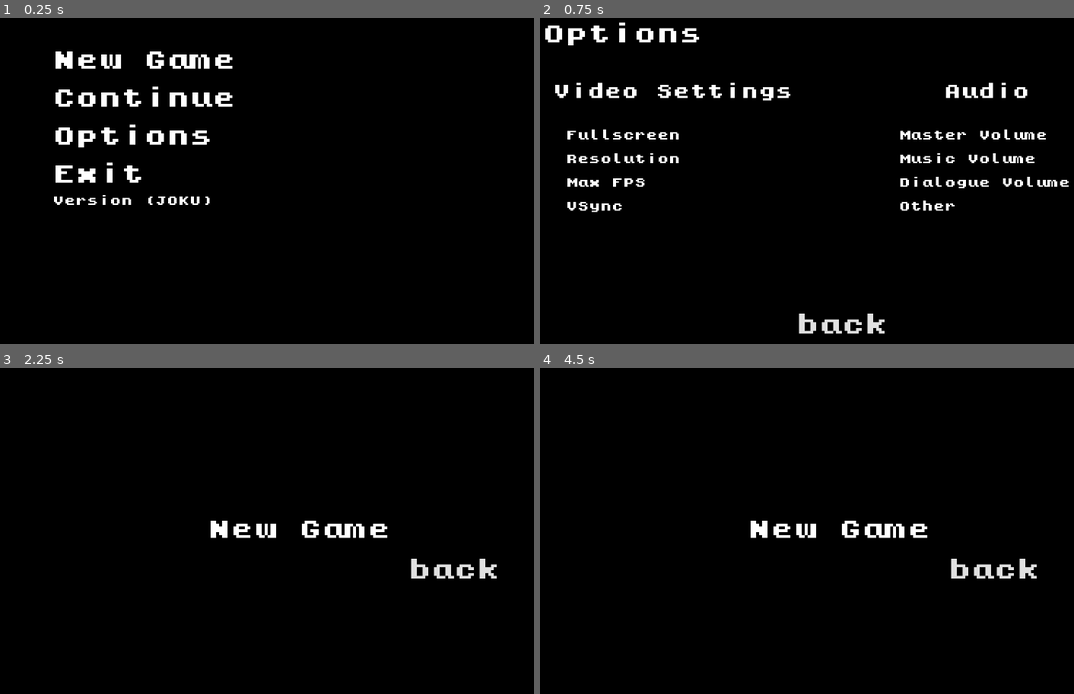
Above: before the commit, frames 1-4 (two rows, left to right).
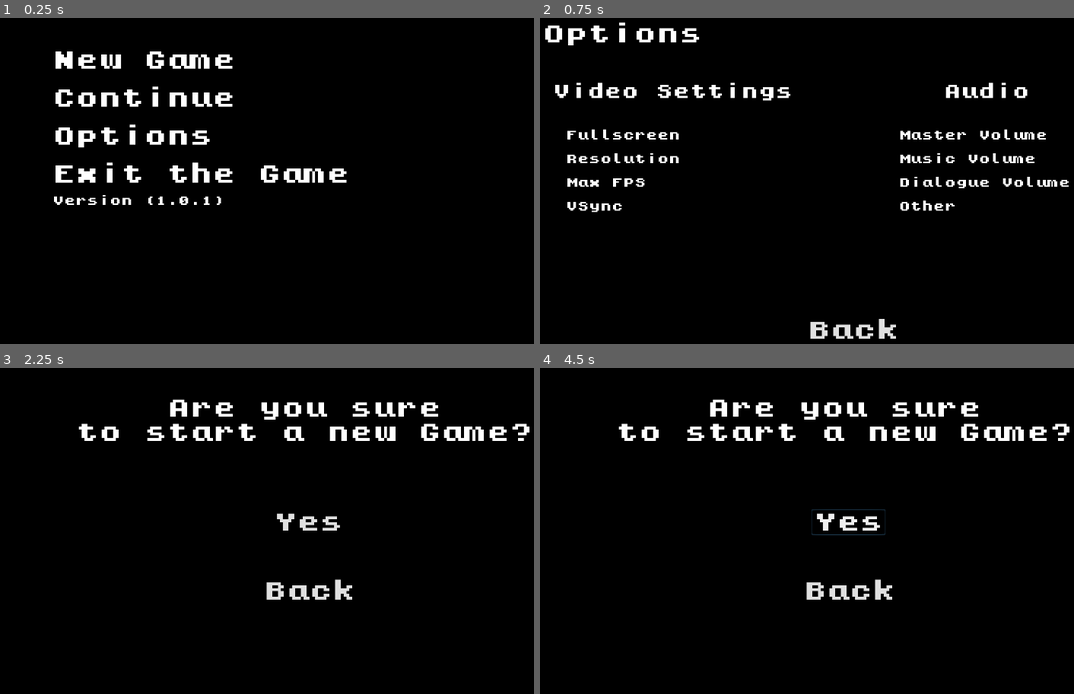
Above: after the commit, the same moments.

Repository: Vilkku11/super-journey
Game: Godot game, scene res://Control.tscn
Two runs of this game, one before a commit and one after it. Both use one fixed random seed, a clock stepped at 60 frames per second and the inputs below.
Inputs (mouse positions are in pixels of both pictures, inside the frame that each line leads up to):
- Up to frame 1 (0.25 s): no input
- Up to frame 2 (0.75 s): click "Options" at 0.5 s
- Up to frame 3 (2.25 s): click "back" (after the commit: "Back") at 1.25 s; click "New Game" at 2 s
- Up to frame 4 (4.5 s): click "back" (after the commit: "Back") at 2.75 s; click "New Game" at 3.5 s; click (849, 521) at 4.25 s, where only the run after the commit has a clickable "Yes"

The runs differ from the first frame. In frame 1, 0.9% of the frame differs, in the area x 29-65%, y 44-58%; in frame 2, 0.6%; in frame 3, 4.6%; in frame 4, 4.7%, in the area x 14-100%, y 9-72%.

Commit message:
Main menu Buttons Placements

Diff:
--- a/Control.tscn
+++ b/Control.tscn
@@ -23,16 +23,16 @@
 [node name="Menu" type="VBoxContainer" parent="."]
 margin_left = 120.0
 margin_top = 80.0
-margin_right = 1160.0
-margin_bottom = 640.0
+margin_right = 484.0
+margin_bottom = 412.0
 
 [node name="CenterRow" type="HBoxContainer" parent="Menu"]
-margin_right = 1040.0
+margin_right = 364.0
 margin_bottom = 300.0
 size_flags_vertical = 3
 
 [node name="Buttons" type="VBoxContainer" parent="Menu/CenterRow"]
-margin_right = 1036.0
+margin_right = 360.0
 margin_bottom = 300.0
 size_flags_horizontal = 3
 size_flags_vertical = 3
@@ -40,30 +40,30 @@
 alignment = 1
 
 [node name="NewGameButton" parent="Menu/CenterRow/Buttons" instance=ExtResource( 3 )]
-margin_right = 1036.0
+margin_right = 360.0
 margin_bottom = 60.0
 
 [node name="ContinueButton" parent="Menu/CenterRow/Buttons" instance=ExtResource( 2 )]
 margin_top = 80.0
-margin_right = 1036.0
+margin_right = 360.0
 margin_bottom = 140.0
 
 [node name="OptionsButton" parent="Menu/CenterRow/Buttons" instance=ExtResource( 1 )]
 margin_top = 160.0
-margin_right = 1036.0
+margin_right = 360.0
 margin_bottom = 220.0
 scene_to_load = "res://Game/Options.tscn"
 
 [node name="ExitButton" parent="Menu/CenterRow/Buttons" instance=ExtResource( 5 )]
 margin_top = 240.0
-margin_right = 1036.0
+margin_right = 360.0
 margin_bottom = 300.0
 text = ""
 scene_to_load = "res://Game/Continue.tscn"
 
 [node name="CenterContainer" type="CenterContainer" parent="Menu/CenterRow"]
-margin_left = 1040.0
-margin_right = 1040.0
+margin_left = 364.0
+margin_right = 364.0
 margin_bottom = 300.0
 size_flags_vertical = 3
 
@@ -73,16 +73,16 @@
 
 [node name="Logo" type="TextureRect" parent="Menu"]
 margin_top = 304.0
-margin_right = 1040.0
+margin_right = 364.0
 margin_bottom = 304.0
 
 [node name="VersionLabel" type="Label" parent="Menu"]
 margin_top = 308.0
-margin_right = 1040.0
-margin_bottom = 560.0
+margin_right = 364.0
+margin_bottom = 332.0
 size_flags_vertical = 3
 custom_fonts/font = SubResource( 1 )
-text = "Version (JOKU)"
+text = "Version (1.0.1)"
 
 [node name="FadeIn" type="ColorRect" parent="."]
 visible = false
--- a/Game/Continue.tscn
+++ b/Game/Continue.tscn
@@ -1,16 +1,65 @@
-[gd_scene load_steps=2 format=2]
+[gd_scene load_steps=4 format=2]
 
 [ext_resource path="res://Game/NewGame.tscn" type="PackedScene" id=1]
+[ext_resource path="res://Font/kongtext/pixel_font_48.tres" type="DynamicFontData" id=2]
+
+[sub_resource type="DynamicFont" id=1]
+size = 48
+font_data = ExtResource( 2 )
 
 [node name="Continue" instance=ExtResource( 1 )]
 
+[node name="CenterContainer" parent="." index="0"]
+anchor_left = 0.5
+anchor_right = 0.5
+margin_left = -625.0
+margin_top = 2.0
+margin_right = 287.0
+margin_bottom = 131.0
+
 [node name="VBoxContainer" parent="CenterContainer" index="0"]
-margin_left = 184.0
-margin_right = 1096.0
+margin_left = 0.0
+margin_top = 34.0
+margin_right = 1248.0
+margin_bottom = 94.0
 
 [node name="Label" parent="CenterContainer/VBoxContainer" index="0"]
-margin_right = 912.0
-text = "COntinued          "
+margin_right = 1248.0
+margin_bottom = 60.0
+text = "Pick a save to continue   "
 
-[node name="Button" parent="CenterContainer/VBoxContainer/Label" index="0"]
+[node name="BackButton" parent="CenterContainer/VBoxContainer/Label" index="0"]
+anchor_top = -0.624
+anchor_bottom = -0.624
+margin_left = 444.0
+margin_top = 641.44
+margin_right = 804.0
+margin_bottom = 701.44
+
+[node name="YesButton" parent="CenterContainer/VBoxContainer/Label" index="1"]
+anchor_left = -0.201
+anchor_top = -7.602
+anchor_right = -0.201
+anchor_bottom = -7.602
+margin_left = 1553.31
+margin_top = 508.12
+margin_right = 1709.31
+margin_bottom = 562.12
+
+[node name="AutoSavePoint" type="Button" parent="CenterContainer/VBoxContainer/Label" index="2"]
+margin_left = 160.0
+margin_top = 212.0
+margin_right = 1132.0
+margin_bottom = 266.0
+custom_fonts/font = SubResource( 1 )
+text = "Load last Autosave"
 flat = true
+
+[node name="PlayerSavePoint" type="Button" parent="CenterContainer/VBoxContainer/Label" index="3"]
+margin_left = 165.0
+margin_top = 427.0
+margin_right = 1137.0
+margin_bottom = 481.0
+custom_fonts/font = SubResource( 1 )
+text = "Load a Savepoint"
+flat = true
--- a/Game/NewGame.tscn
+++ b/Game/NewGame.tscn
@@ -1,7 +1,8 @@
-[gd_scene load_steps=5 format=2]
+[gd_scene load_steps=7 format=2]
 
 [ext_resource path="res://Font/kongtext/kongtext.ttf" type="DynamicFontData" id=1]
 [ext_resource path="res://Game/Return_to_title.gd" type="Script" id=2]
+[ext_resource path="res://Font/kongtext/pixel_font_48.tres" type="DynamicFontData" id=3]
 
 [sub_resource type="DynamicFont" id=1]
 size = 48
@@ -11,6 +12,10 @@
 size = 48
 font_data = ExtResource( 1 )
 
+[sub_resource type="DynamicFont" id=3]
+size = 48
+font_data = ExtResource( 3 )
+
 [node name="NewGame" type="Control"]
 anchor_right = 1.0
 anchor_bottom = 1.0
@@ -18,30 +23,42 @@
 
 [node name="CenterContainer" type="CenterContainer" parent="."]
 anchor_right = 1.0
-anchor_bottom = 1.0
+margin_right = 23.0
+margin_bottom = 250.0
 
 [node name="VBoxContainer" type="VBoxContainer" parent="CenterContainer"]
-margin_left = 448.0
-margin_top = 330.0
-margin_right = 832.0
-margin_bottom = 390.0
+margin_left = 171.0
+margin_top = 75.0
+margin_right = 1131.0
+margin_bottom = 174.0
 size_flags_vertical = 3
 
 [node name="Label" type="Label" parent="CenterContainer/VBoxContainer"]
-margin_right = 384.0
-margin_bottom = 60.0
+margin_right = 960.0
+margin_bottom = 99.0
 rect_min_size = Vector2( 360, 60 )
 custom_fonts/font = SubResource( 1 )
-text = "New Game"
+text = "    Are you sure
+to start a new Game?"
 
-[node name="Button" type="Button" parent="CenterContainer/VBoxContainer/Label"]
-margin_top = 80.0
-margin_right = 1036.0
-margin_bottom = 140.0
+[node name="BackButton" type="Button" parent="CenterContainer/VBoxContainer/Label"]
+margin_left = 311.0
+margin_top = 379.0
+margin_right = 671.0
+margin_bottom = 439.0
 rect_min_size = Vector2( 360, 60 )
 size_flags_vertical = 3
 custom_fonts/font = SubResource( 2 )
-text = "back"
+text = "Back"
 flat = true
 
-[connection signal="pressed" from="CenterContainer/VBoxContainer/Label/Button" to="." method="_on_Button_pressed"]
+[node name="YesButton" type="Button" parent="CenterContainer/VBoxContainer/Label"]
+margin_left = 411.0
+margin_top = 237.0
+margin_right = 567.0
+margin_bottom = 291.0
+custom_fonts/font = SubResource( 3 )
+text = "Yes"
+flat = true
+
+[connection signal="pressed" from="CenterContainer/VBoxContainer/Label/BackButton" to="." method="_on_Button_pressed"]
--- a/Game/Options.tscn
+++ b/Game/Options.tscn
@@ -17,7 +17,6 @@
 [node name="CenterContainer" parent="." index="0"]
 anchor_left = -0.00547303
 anchor_right = -0.00547303
-anchor_bottom = 0.0
 margin_top = 24.0
 margin_right = 404.0
 margin_bottom = 84.0
@@ -32,13 +31,14 @@
 
 [node name="Label" parent="CenterContainer/VBoxContainer" index="0"]
 margin_right = 360.0
+margin_bottom = 60.0
 text = "Options"
 
-[node name="Button" parent="CenterContainer/VBoxContainer/Label" index="0"]
-margin_left = 450.0
-margin_top = 607.0
-margin_right = 810.0
-margin_bottom = 667.0
+[node name="BackButton" parent="CenterContainer/VBoxContainer/Label" index="0"]
+margin_left = 474.0
+margin_top = 618.0
+margin_right = 834.0
+margin_bottom = 678.0
 
 [node name="Video Settings" type="Label" parent="CenterContainer/VBoxContainer/Label" index="1"]
 margin_left = 23.0
@@ -115,3 +115,9 @@
 margin_bottom = 257.0
 custom_fonts/font = SubResource( 2 )
 text = "Resolution"
+
+[node name="YesButton" parent="CenterContainer/VBoxContainer/Label" index="11"]
+margin_left = 1362.0
+margin_top = 14.0
+margin_right = 1518.0
+margin_bottom = 68.0
--- a/Title_screen/Buttons/ExitButton.tscn
+++ b/Title_screen/Buttons/ExitButton.tscn
@@ -3,7 +3,9 @@
 [ext_resource path="res://Title_screen/Buttons/MenuButton.tscn" type="PackedScene" id=1]
 
 [node name="ExitButton" instance=ExtResource( 1 )]
+margin_right = 0.0
+margin_bottom = 60.0
 text = "Exit"
 
 [node name="Label" parent="." index="0"]
-text = "Exit"
+text = "Exit the Game"
